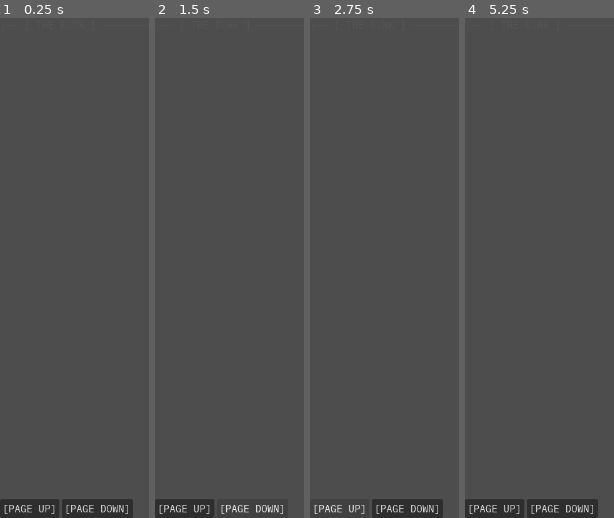
Above: before the commit, frames 1-4 (left to right).
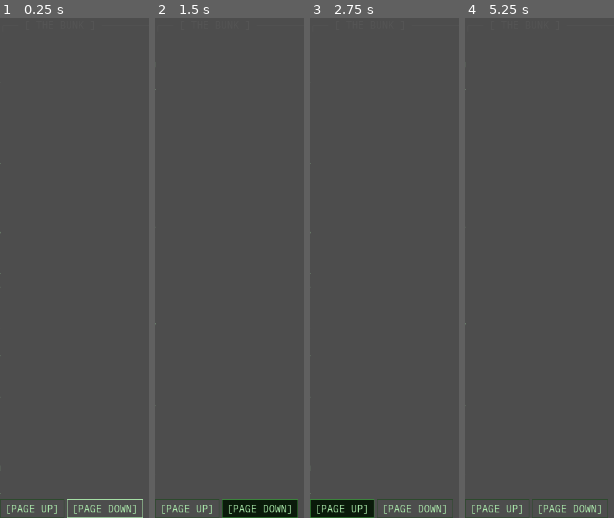
Above: after the commit, the same moments.

Repository: Teeohbee/deadcast
Game: Godot game, scene res://scenes/barge_hub/Bunk.tscn
The game is run twice, just before and just after one commit, with the same random seed, the same clock (stepped at 60 frames per second) and the same inputs. This scene is started directly instead of the project's main scene.
Inputs (mouse positions are in pixels of both pictures, inside the frame that each line leads up to):
- Up to frame 1 (0.25 s): no input
- Up to frame 2 (1.5 s): click "[PAGE UP]" at 0.5 s; click "[PAGE DOWN]" at 1.25 s
- Up to frame 3 (2.75 s): click "[PAGE UP]" at 2 s
- Up to frame 4 (5.25 s): click "[PAGE DOWN]" at 2.75 s; click "[PAGE UP]" at 3.5 s; click "[PAGE DOWN]" at 4.25 s; tap Enter at 5 s; move the mouse to (outside the picture) at 5.02 s; hold E (tab_next) from 5.03 s (still down); click (outside the picture) at 5.17 s

The runs differ from the first frame. In frame 1, 3.2% of the frame differs, in the area x 0-96%, y 29-100%; in frame 2, 3.3%, in the area x 0-96%, y 14-100%; in frame 3, 3.3%; in frame 4, 3.2%.
Error before the commit: Invalid assignment of property or key 'text' with value of type 'String' on a base object of type 'null instance'. (res://scenes/barge_hub/Bunk.gd:13)
Error after the commit: Assertion failed: UIController.initialize() must be called before navigate_to() (res://autoload/UIController.gd:30)

Commit message:
feat: wire page up/down scroll in Bunk

Diff:
--- a/scenes/barge_hub/Bunk.gd
+++ b/scenes/barge_hub/Bunk.gd
@@ -1,7 +1,10 @@
 # scenes/barge_hub/Bunk.gd
 extends Control
 
-@onready var journal_label: RichTextLabel = $VBoxContainer/JournalLabel
+@onready var journal_label: RichTextLabel = $VBoxContainer/ScrollContainer/JournalLabel
+@onready var scroll_container: ScrollContainer = $VBoxContainer/ScrollContainer
+@onready var page_up_btn: Button = $VBoxContainer/PageButtons/PageUpButton
+@onready var page_down_btn: Button = $VBoxContainer/PageButtons/PageDownButton
 
 func _ready() -> void:
 	self.theme = UIStyle.get_theme()
@@ -9,9 +12,27 @@
 	$VBoxContainer/TitleLabel.text = "┌── [ THE BUNK ] ──────────────────────────────────────────────"
 	UIStyle.apply_label($VBoxContainer/TitleLabel, UIStyle.COL_DIM)
 
+	page_up_btn.focus_mode = Control.FOCUS_ALL
+	page_down_btn.focus_mode = Control.FOCUS_ALL
+	page_up_btn.alignment = HORIZONTAL_ALIGNMENT_LEFT
+	page_down_btn.alignment = HORIZONTAL_ALIGNMENT_LEFT
+	UIStyle.apply_button(page_up_btn)
+	UIStyle.apply_button(page_down_btn)
+	page_up_btn.pressed.connect(_on_page_up)
+	page_down_btn.pressed.connect(_on_page_down)
+
 	if GameState.journal_entries.is_empty():
 		journal_label.text = "run %d.\n\nnothing written yet.\nthe sump takes everything down eventually." % GameState.run_count
 	else:
 		var reversed_entries = GameState.journal_entries.duplicate()
 		reversed_entries.reverse()
 		journal_label.text = "\n\n---\n\n".join(reversed_entries)
+
+	await get_tree().process_frame
+	page_down_btn.grab_focus()
+
+func _on_page_up() -> void:
+	scroll_container.scroll_vertical -= int(scroll_container.size.y)
+
+func _on_page_down() -> void:
+	scroll_container.scroll_vertical += int(scroll_container.size.y)
